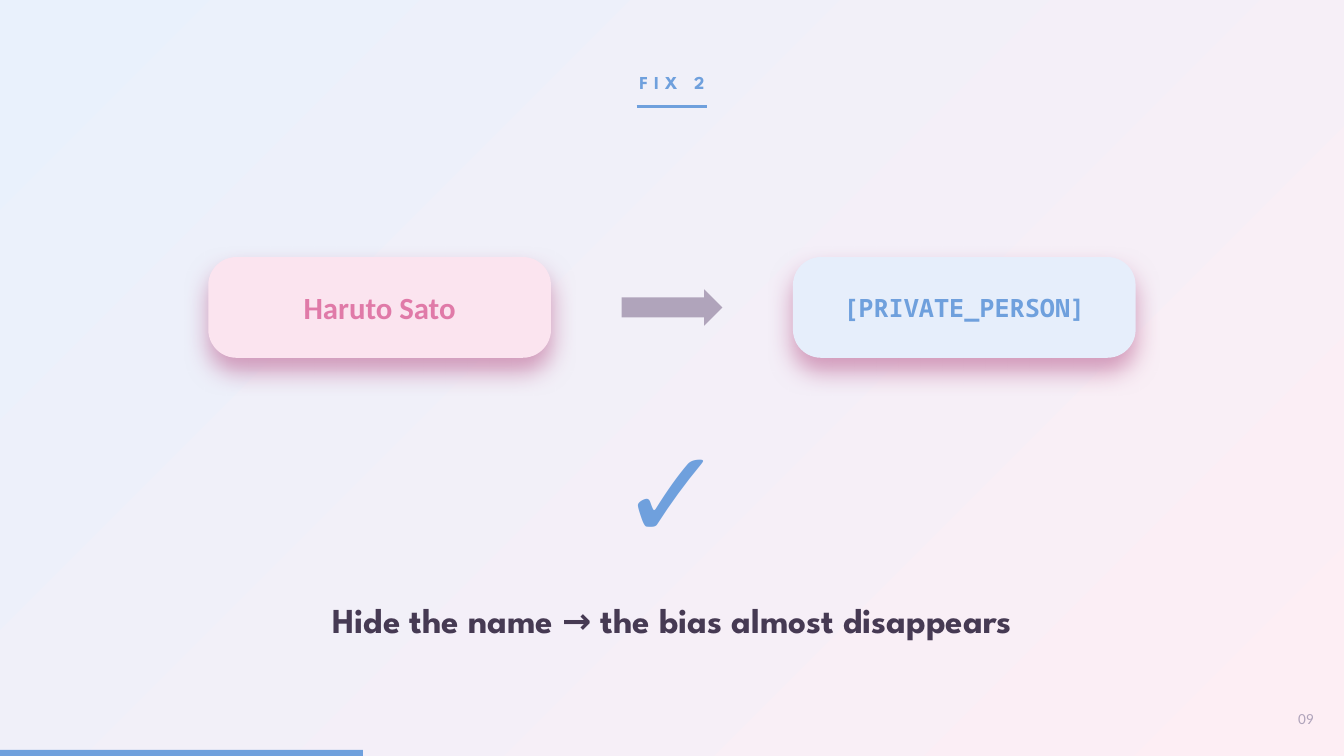
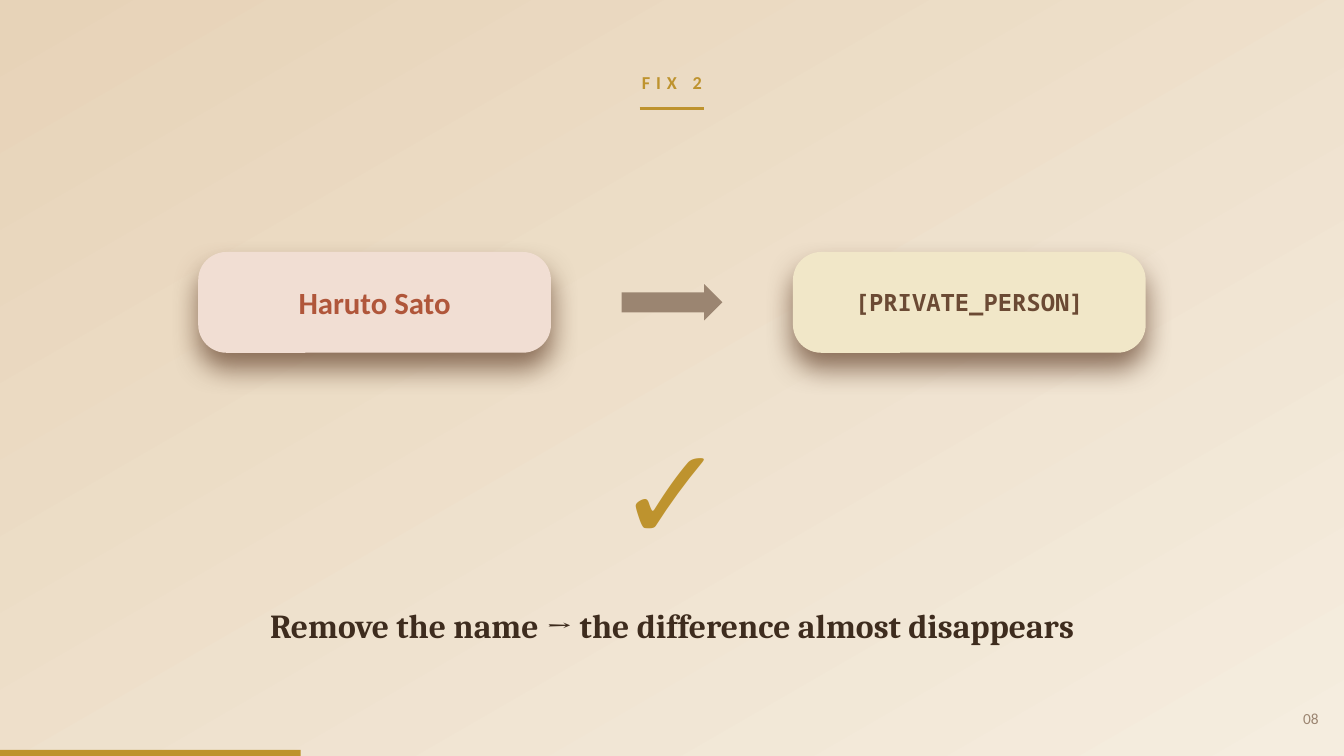
Before and after one commit to pwagle16/visual_communication, a slide deck: slide 8 of presentation/gender_bias_llm_hiring.pptx (slide 9 before the commit). Drawn at 1344x756 pixels with LibreOffice and Linux fonts; fonts in the diff are those of the drawing. Boxes give left, top, right and bottom in pixels: in the first picture for what was removed or moved away, otherwise in the second. Text is boxed around its words. In the diff, an @@ line names an element or a change of style, - is before the commit and + after.

```diff
--- a/presentation/gender_bias_llm_hiring.pptx
+++ b/presentation/gender_bias_llm_hiring.pptx
@@ rectangle at <box>0,0,1344,756</box>: fill gradient #FDEEF4 to #E9F1FC to gradient #F5EDDF to #E7D3B8 @@
@@ text "FIX 2" at <box>642,77,702,89</box>: font League Spartan to Calibri, text colour #6FA0DD to #BE932E @@
@@ elbow line moved from (637, 107) - (708, 107) to (640, 109) - (705, 109) @@
@@ elbow line (640, 109) - (705, 109): stroke #6FA0DD 2.2 pt to #BE932E 2.2 pt @@
@@ text "Haruto Sato" at <box>299,294,450,314</box>: text colour #E07AA8 to #B0563A @@
@@ rounded rectangle: place and size @@
-rounded rectangle at <box>209,257,552,358</box>
+rounded rectangle at <box>199,252,552,353</box>
@@ rounded rectangle at <box>199,252,552,353</box>: fill #FBE4EF to #F1DED3; shadow changed @@
@@ text "[PRIVATE_PERSON]" at <box>855,293,1084,316</box>: size 18 to 17 pt, text colour #6FA0DD to #6B4A34 @@
@@ rounded rectangle: place and size @@
-rounded rectangle at <box>793,257,1136,358</box>
+rounded rectangle at <box>793,252,1146,353</box>
@@ rounded rectangle at <box>793,252,1146,353</box>: fill #E6EEFB to #F1E7C8; shadow changed @@
@@ right arrow: place and size @@
-right arrow at <box>622,289,723,326</box>
+right arrow at <box>622,284,723,321</box>
@@ right arrow at <box>622,284,723,321</box>: fill #B0A4BB to #9B8571 @@
@@ text "✓" at <box>511,418,834,560</box>: size 90 to 94 pt, text colour #6FA0DD to #BE932E @@
@@ text at <box>270,614,1074,645</box>: text changed; size 25 to 24 pt; font League Spartan to Cambria; text colour #463A53 to #3E2C1E @@
-Hide the name → the bias almost disappears
+Remove the name → the difference almost disappears
@@ text at <box>1303,713,1319,724</box>: text changed; text colour #B0A4BB to #9B8571 @@
-09
+08
@@ rectangle: place and size @@
-rectangle at <box>0,750,363,756</box>
+rectangle at <box>0,750,300,756</box>
@@ rectangle at <box>0,750,300,756</box>: fill #6FA0DD to #BE932E @@
```
Also in this commit, not shown: 7 other slides changed, 3 slides added, 4 slides removed, 1 other file.
